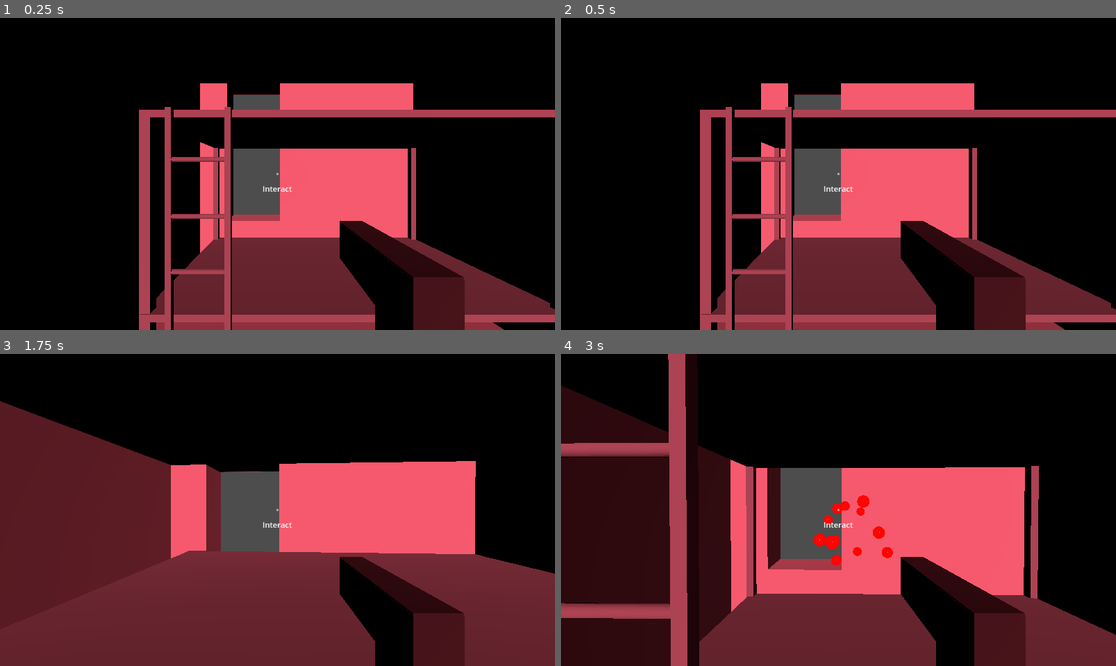
Above: before the commit, frames 1-4 (two rows, left to right).
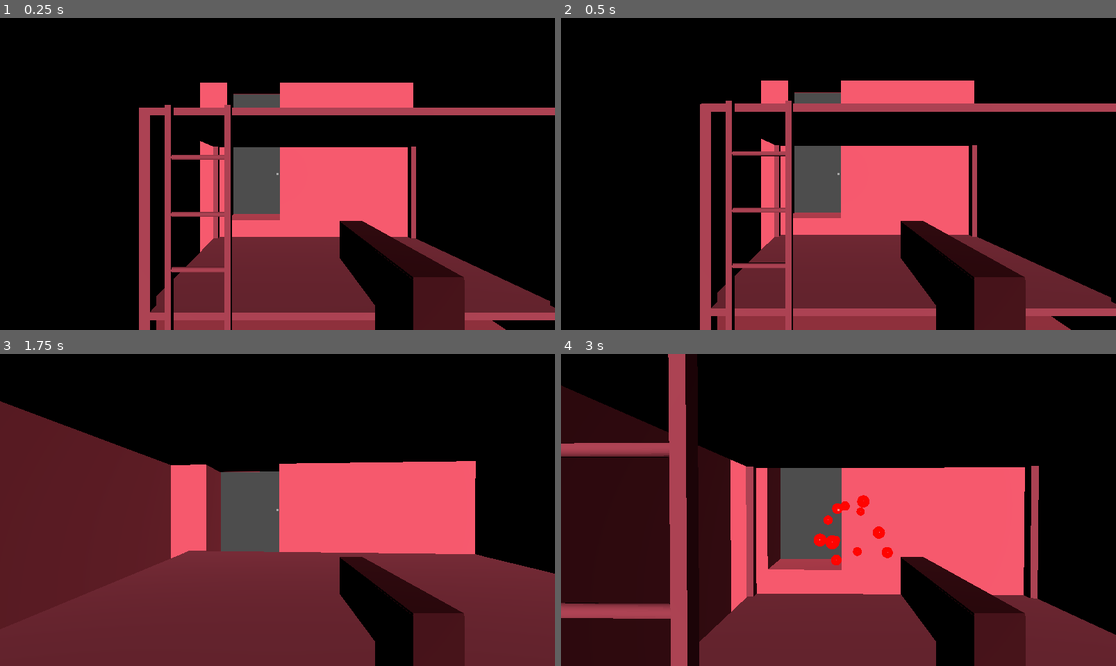
Above: after the commit, the same moments.

Repository: levidavidmurray/TheFinalMomentsOfJeffreyEpstein
Game: Godot game, scene res://scenes/Main.tscn
Two runs of this game, one before a commit and one after it. Both use one fixed random seed, a clock stepped at 60 frames per second and the inputs below. Sound files missing from this copy of the repository are replaced by a short silence.
Inputs (mouse positions are in pixels of both pictures, inside the frame that each line leads up to):
- Up to frame 1 (0.25 s): no input
- Up to frame 2 (0.5 s): no input
- Up to frame 3 (1.75 s): move the mouse to (305, 510) at 0.52 s; hold W (move_forward) from 0.53 s (still down); click (305, 510) at 0.6 s; tap Space (jump) at 0.77, 1.07, 1.52, 1.55 s; tap F (interact, bound only after the commit) at 0.8, 1.35 s; move the mouse to (249, 510) at 1.27 s
- Up to frame 4 (3 s): keep holding W (move_forward); tap Space (jump) at 1.82, 2.1 s; move the mouse to (849, 503) at 2.02 s; click (849, 503) at 2.3 s; move the mouse to (832, 516) at 2.77 s; click (832, 516) at 2.85 s

The runs differ from the first frame. In frame 1, 2.7% of the frame differs, in the area x 25-100%, y 20-100%; in frame 2, 7.3%; in frame 3, less than 0.1%; in frame 4, less than 0.1%.

Commit message:
Added Text interactable

Diff:
--- a/project.godot
+++ b/project.godot
@@ -56,9 +56,9 @@
 "events": [Object(InputEventKey,"resource_local_to_scene":false,"resource_name":"","device":-1,"window_id":0,"alt_pressed":false,"shift_pressed":false,"ctrl_pressed":false,"meta_pressed":false,"pressed":false,"keycode":0,"physical_keycode":32,"key_label":0,"unicode":32,"echo":false,"script":null)
 ]
 }
-shake={
+interact={
 "deadzone": 0.5,
-"events": [Object(InputEventMouseButton,"resource_local_to_scene":false,"resource_name":"","device":-1,"window_id":0,"alt_pressed":false,"shift_pressed":false,"ctrl_pressed":false,"meta_pressed":false,"button_mask":2,"position":Vector2(169, 8),"global_position":Vector2(173, 51),"factor":1.0,"button_index":2,"canceled":false,"pressed":true,"double_click":false,"script":null)
+"events": [Object(InputEventKey,"resource_local_to_scene":false,"resource_name":"","device":-1,"window_id":0,"alt_pressed":false,"shift_pressed":false,"ctrl_pressed":false,"meta_pressed":false,"pressed":false,"keycode":0,"physical_keycode":70,"key_label":0,"unicode":102,"echo":false,"script":null)
 ]
 }
 
--- a/scenes/Cell.tscn
+++ b/scenes/Cell.tscn
@@ -28,3 +28,4 @@
 transform = Transform3D(1, 0, 0, 0, 0.999999, 0, 0, 0, 1, 0, 0, 0)
 
 [node name="Noose" parent="." index="1" instance=ExtResource("4_u63ga")]
+transform = Transform3D(1, 0, 0, 0, 1, 0, 0, 0, 1, 0, 0.890406, 17.5806)
--- a/scenes/Main.tscn
+++ b/scenes/Main.tscn
@@ -16,6 +16,10 @@
 transform = Transform3D(1, 0, 0, 0, 1, 0, 0, 0, 1, 0, 3.41694, 0)
 speed = 10.0
 acceleration = 50.0
+jump_height = 1.0
+camera_sens = 1.0
+take_damage_cd = 1.5
+footstep_sfx_interval = 0.5
 
 [node name="MusicPlayer" type="AudioStreamPlayer" parent="."]
 stream = ExtResource("4_10rpk")
--- a/scenes/Noose.tscn
+++ b/scenes/Noose.tscn
@@ -1,6 +1,5 @@
-[gd_scene load_steps=5 format=3 uid="uid://dqeo6ocbn086n"]
+[gd_scene load_steps=4 format=3 uid="uid://c4uaxlr1unus"]
 
-[ext_resource type="Script" path="res://scripts/Noose.gd" id="1_gcq50"]
 [ext_resource type="Script" path="res://scripts/Interactable.gd" id="2_uhd1k"]
 
 [sub_resource type="BoxMesh" id="BoxMesh_d8rtv"]
@@ -9,15 +8,11 @@
 points = PackedVector3Array(0.5, 0.5, 0.5, 0.5, 0.5, -0.5, -0.5, 0.5, 0.5, 0.5, -0.5, 0.5, 0.5, -0.5, -0.5, -0.5, 0.5, -0.5, -0.5, -0.5, 0.5, -0.5, -0.5, -0.5)
 
 [node name="Noose" type="StaticBody3D"]
-script = ExtResource("1_gcq50")
+script = ExtResource("2_uhd1k")
+text = "Press F to neck yourself"
 
 [node name="MeshInstance3D" type="MeshInstance3D" parent="."]
 mesh = SubResource("BoxMesh_d8rtv")
 
 [node name="CollisionShape3D" type="CollisionShape3D" parent="."]
 shape = SubResource("ConvexPolygonShape3D_c3snc")
-
-[node name="Interactable" type="Node" parent="."]
-script = ExtResource("2_uhd1k")
-
-[connection signal="interacted" from="Interactable" to="." method="_on_interactable_interacted"]
--- a/scenes/Player.tscn
+++ b/scenes/Player.tscn
@@ -69,6 +69,7 @@
 }
 
 [sub_resource type="SystemFont" id="SystemFont_udxqb"]
+subpixel_positioning = 0
 
 [sub_resource type="Theme" id="Theme_fqhhu"]
 default_font = SubResource("SystemFont_udxqb")
@@ -91,8 +92,7 @@
 script = ExtResource("2_uidk2")
 
 [node name="InteractRay" type="RayCast3D" parent="Camera"]
-target_position = Vector3(0, 0, -1.75)
-collision_mask = 4
+target_position = Vector3(0, 0, -5)
 
 [node name="Gun" type="Node3D" parent="Camera"]
 transform = Transform3D(1, 0, 0, 0, 1, 0, 0, 0, 1, 0.145, -0.189, -0.218)
@@ -157,7 +157,7 @@
 color = Color(1, 1, 1, 0.513726)
 
 [node name="CenterContainer" type="CenterContainer" parent="CanvasLayer"]
-anchors_preset = -1
+anchors_preset = 8
 anchor_left = 0.5
 anchor_top = 0.5
 anchor_right = 0.5
@@ -171,6 +171,7 @@
 theme = SubResource("Theme_fqhhu")
 
 [node name="InteractLabel" type="Label" parent="CanvasLayer/CenterContainer"]
+visible = false
 layout_mode = 2
 text = "Interact"
 
--- a/scripts/Interactable.gd
+++ b/scripts/Interactable.gd
@@ -1,6 +1,8 @@
-class_name Interactable extends Node
+class_name Interactable extends StaticBody3D
 
 signal interacted
 
+@export var text = "interact"
+
 func interact():
-    interacted.emit()
+	interacted.emit()
--- a/scripts/Player.gd
+++ b/scripts/Player.gd
@@ -55,6 +55,8 @@
 
 	move_and_slide()
 
+	handle_interactable()
+
 	if sfx_footstep:
 		_handle_footstep()
 
@@ -73,6 +75,17 @@
 func _on_health_component_death():
 	print("player died")
 	death.emit()
+
+func handle_interactable():
+	if interact_ray.is_colliding():
+		var body = interact_ray.get_collider()
+		if body is Interactable:
+			if Input.is_action_just_pressed("interact"):
+				body.interact()
+			interact_label.visible = true
+			interact_label.text = body.text
+			return
+	interact_label.visible = false
 
 # Input & Physics
 
--- a/scripts/PlayerCamera.gd
+++ b/scripts/PlayerCamera.gd
@@ -1,9 +1,6 @@
 class_name PlayerCamera extends Camera3D
 
-@onready var shoot_ray: RayCast3D = $ShootRay
-@onready var interactable_ray: RayCast3D = $InteractableRay
 
-var had_interactable_last_frame := false
 
 func _physics_process(delta):
 	# _detect_interactions()
@@ -11,17 +8,3 @@
 
 func shake():
 	$ScreenShake.apply_shake()
-
-func get_shoot_enemy() -> Enemy:
-	if shoot_ray.is_colliding():
-		var body = shoot_ray.get_collider()
-		if body is Enemy:
-			return body
-
-	return null
-
-func get_shoot_target() -> Vector3:
-	if shoot_ray.is_colliding():
-		return shoot_ray.get_collision_point()
-	else:
-		return shoot_ray.get_global_transform().origin + shoot_ray.get_global_transform().basis.z * 1000
Not shown: 1 places in scenes/Main.tscn that only renumber resources
